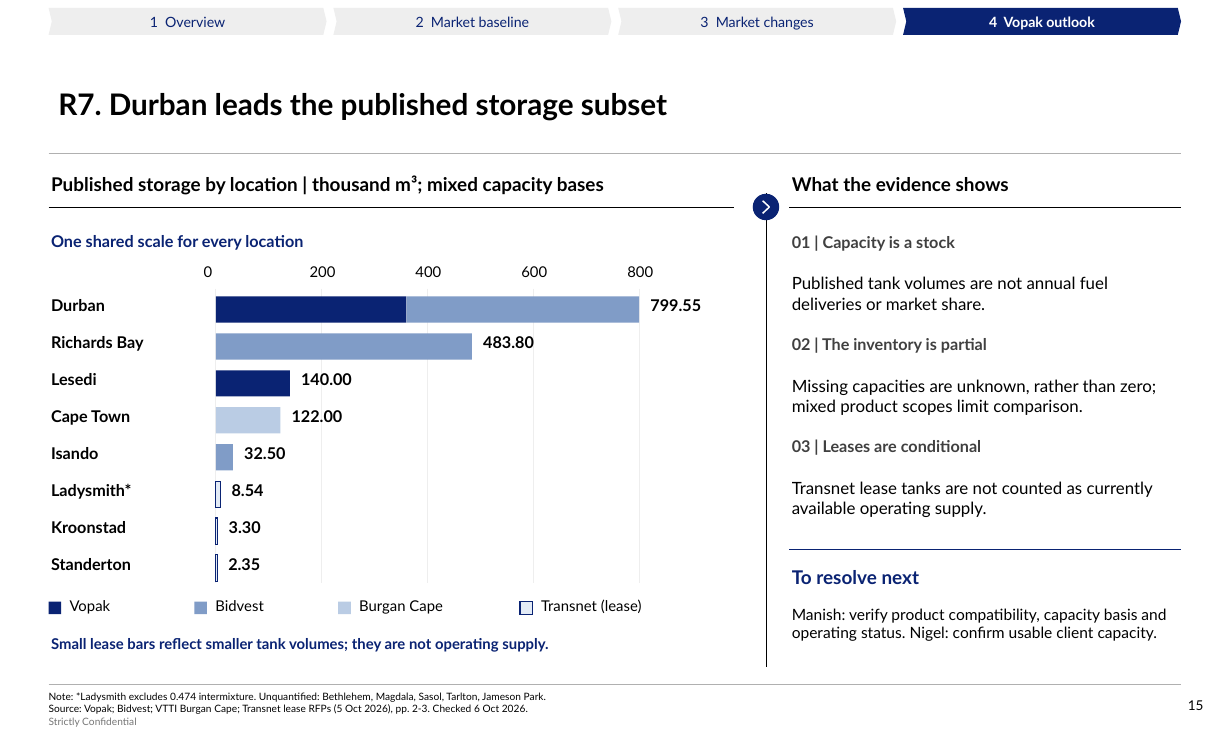
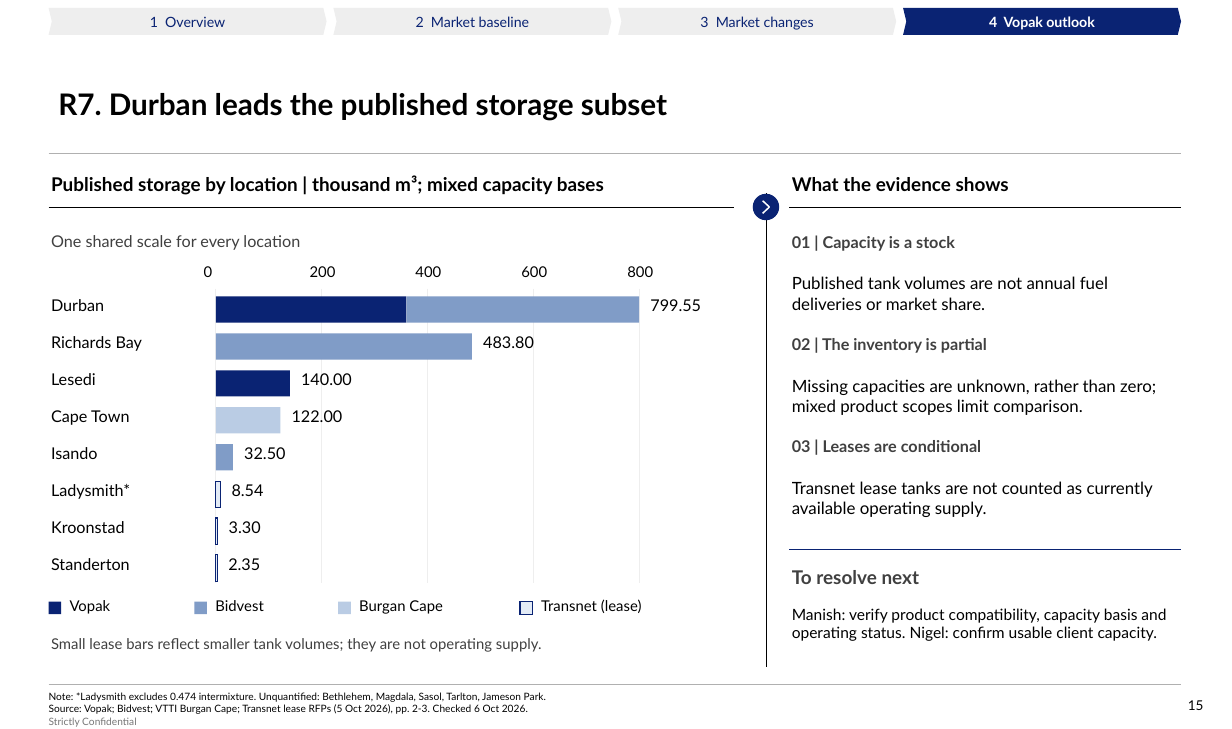
Before and after one commit to Africa-International-Advisors/liquid_fuels_model, a slide deck: slide 15 of pptx/output/delivered/Vopak_Week1_Convergence_2026_10_06.pptx. Drawn at 1232x729 pixels with LibreOffice and Linux fonts; fonts in the diff are those of the drawing; background and template pictures are left out. Boxes give left, top, right and bottom in pixels: in the first picture for what was removed or moved away, otherwise in the second. Text is boxed around its words. In the diff, an @@ line names an element or a change of style, - is before the commit and + after.

```diff
--- a/pptx/output/delivered/Vopak_Week1_Convergence_2026_10_06.pptx
+++ b/pptx/output/delivered/Vopak_Week1_Convergence_2026_10_06.pptx
@@ text "One shared scale for every ..." at box(51, 235, 300, 250): text colour #0A2373 to none, bold off @@
@@ text colour #000000 to none, bold off in 16 elements at box(51, 299, 104, 311), box(650, 299, 701, 311), box(51, 336, 143, 351), box(483, 336, 534, 348), box(51, 373, 96, 385), box(301, 373, 352, 385), box(51, 410, 129, 425), box(292, 410, 343, 422), box(51, 447, 98, 459), box(244, 447, 285, 459), box(51, 484, 130, 499), box(232, 484, 264, 496), box(51, 521, 125, 533), box(229, 521, 261, 533), box(51, 558, 130, 570), box(228, 558, 260, 570) @@
@@ text "To resolve next" at box(792, 570, 920, 584): text colour #0A2373 to none @@
@@ text "Small lease bars reflect smaller ..." at box(51, 638, 542, 652): text colour #0A2373 to none, bold off @@
```
Also in this commit, not shown: 18 other slides changed, 2 slides added, 15 other files.
